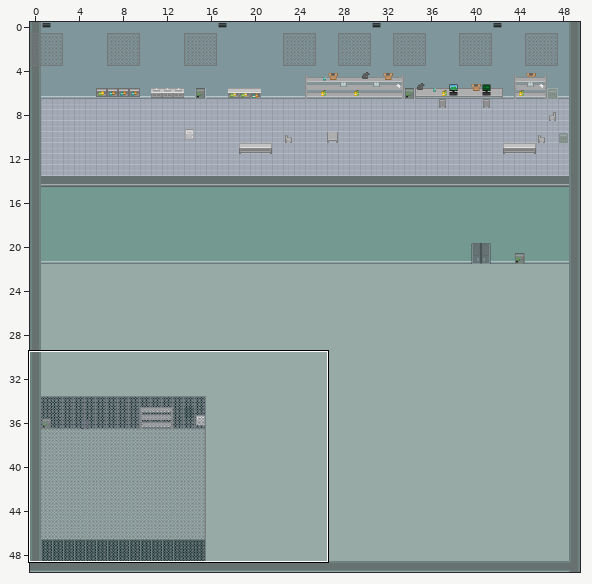
Two versions of a level (Tiled map, maps/level-3.tmx). Above, an overview of the earlier version with the close-up marked.
Close-up. Earlier state:
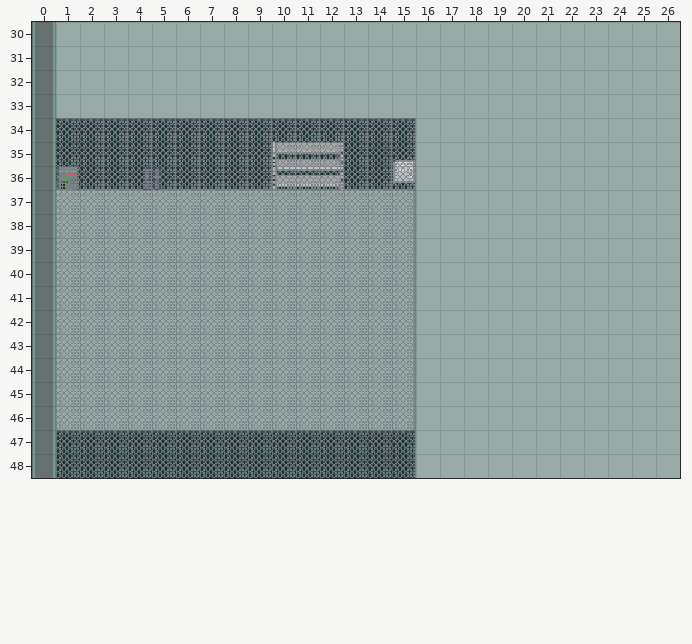
Cells are 16x16 px. Shown: x 0..26, y 30..48. The commit also changed other parts of the map, which this record leaves out.
New version:
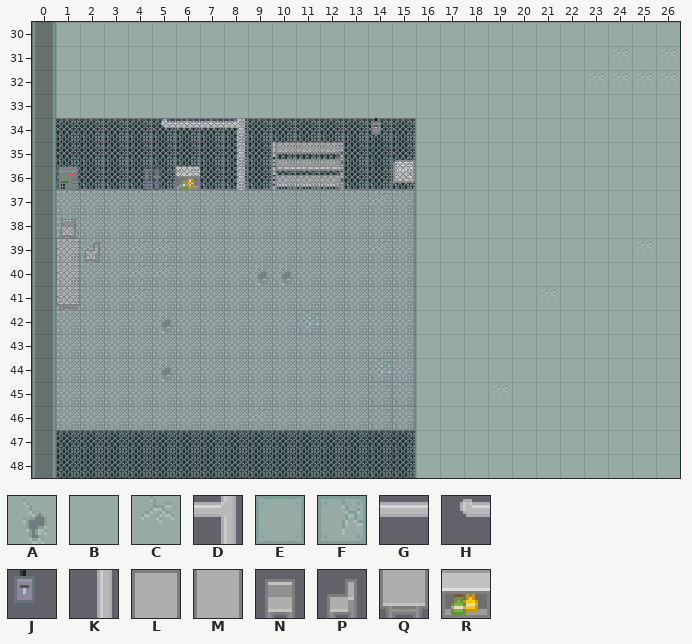
Key: from "factory_tileset": A 54, B 104, C 105, D 143, E 156, F 157, G 245, H 248, J 258, K 297, L 1227, M 1279, N 1281, P 1284, Q 1331, R 1433.
_ is an empty cell.
What changed:
Layer "Floor":
Tile B becomes tile A in row 40 at x 9 to 10; in row 42 at x 5; in row 44 at x 5.
Tile B becomes tile C in row 37 at x 14; in row 39 at x 4 to 5 and 14; in row 40 at x 4 to 5; in row 41 at x 4; in row 46 at x 9.
Tile B becomes tile E in rows 45 to 46 at x 14 to 15.
Tile B becomes tile F in row 42 at x 11; in row 44 at x 14.
Layer "props":
The author put tile C in row 31 at x 24 and 26; in row 32 at x 23 to 26; in row 39 at x 25; in row 41 at x 21; in row 45 at x 19.
The author put tile D in row 34 at x 8.
The author put tile G in row 34 at x 6 to 7.
The author put tile H in row 34 at x 5.
The author put tile J in row 34 at x 14.
The author put tile K in rows 35 to 36 at x 8.
The author put tile L in row 39 at x 1.
The author put tile M in row 40 at x 1.
The author put tile N in row 38 at x 1.
The author put tile P in row 39 at x 2.
The author put tile Q in row 41 at x 1.
The author put tile R in row 36 at x 6.
